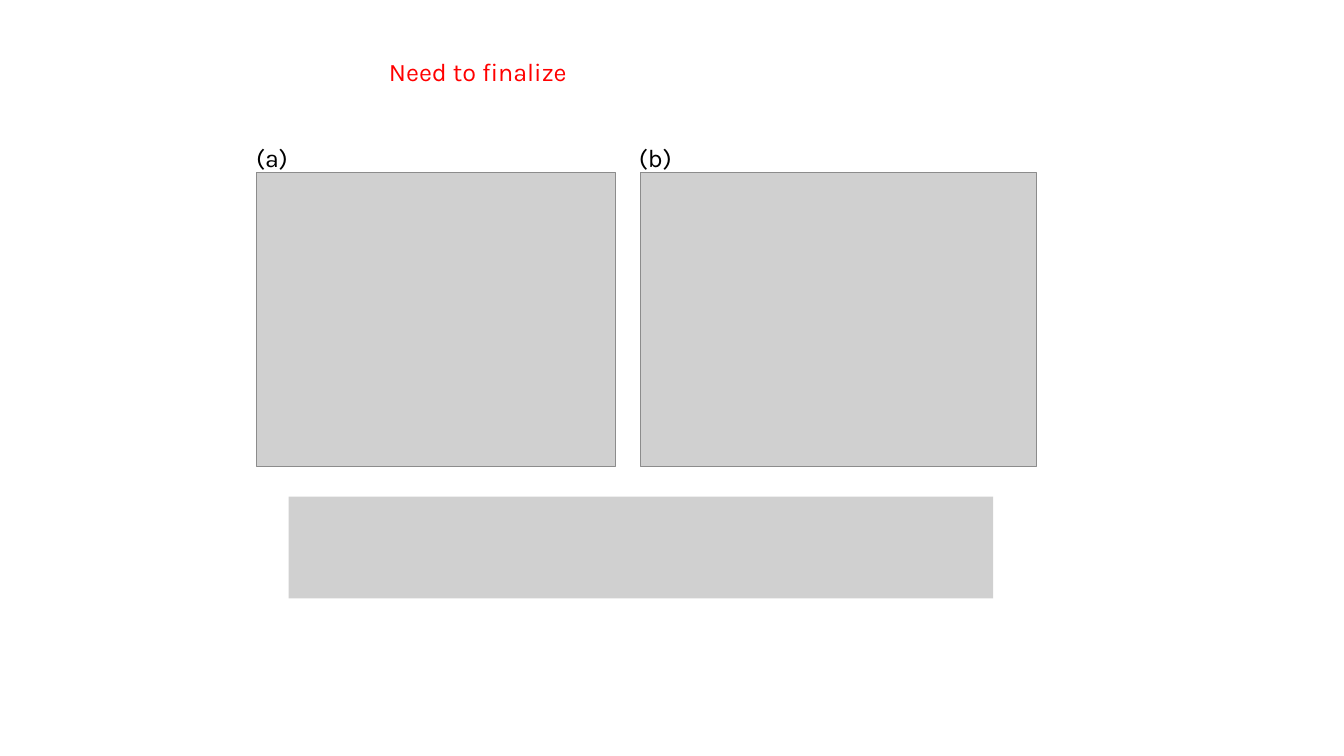
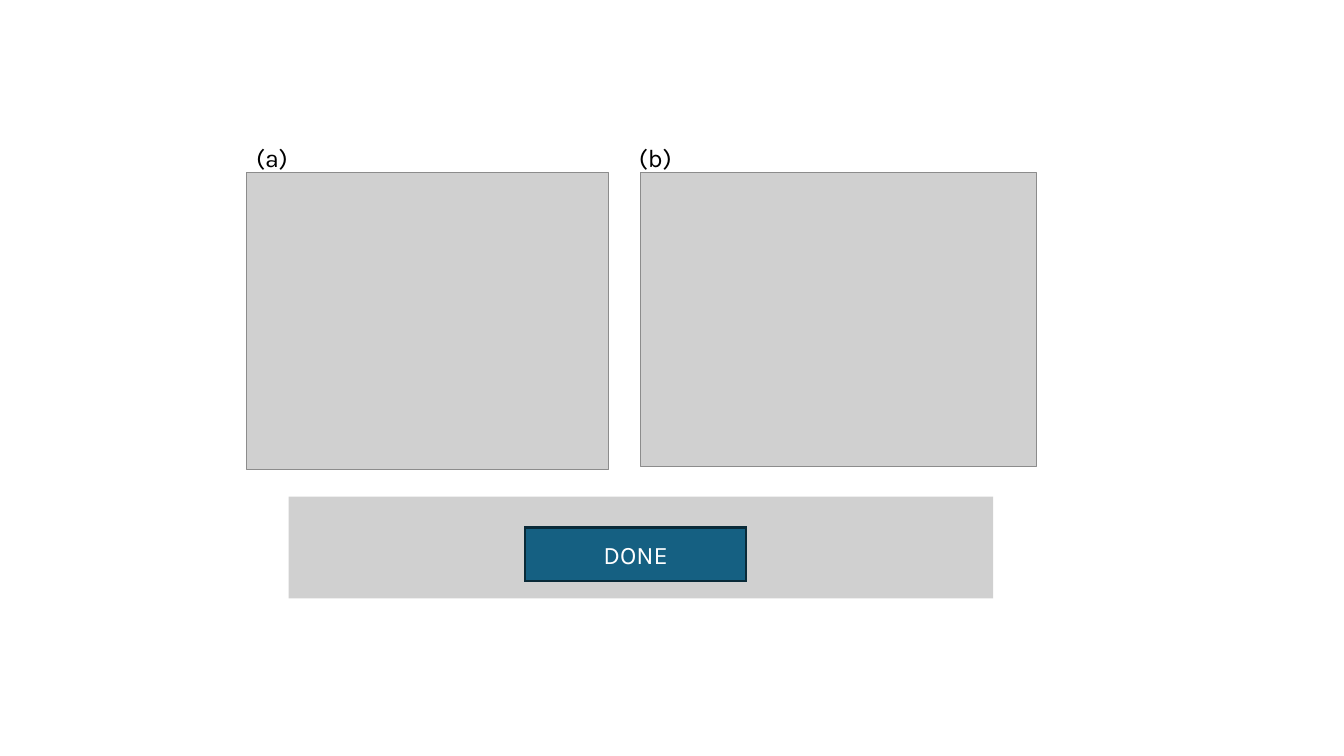
Before and after one commit to tyokokur/presentations, a slide deck: slide 4 of SYSG3_paper.pptx. Drawn at 1344x756 pixels with LibreOffice and Linux fonts; fonts in the diff are those of the drawing; grey boxes stand for pictures. Boxes give left, top, right and bottom in pixels: in the first picture for what was removed or moved away, otherwise in the second. Text is boxed around its words. In the diff, an @@ line names an element or a change of style, - is before the commit and + after.

```diff
--- a/SYSG3_paper.pptx
+++ b/SYSG3_paper.pptx
@@ text removed at box(389, 63, 567, 82) @@
-Need to finalize
@@ picture: place and size @@
-picture at box(256, 172, 615, 467)
+picture at box(246, 172, 609, 470)
@@ rectangle added at box(525, 527, 747, 581), fill #156082, outline #092A39 1.5 pt, 18 pt, text #FFFFFF @@
+DONE
```
Also in this commit, not shown: 4 other slides changed.
